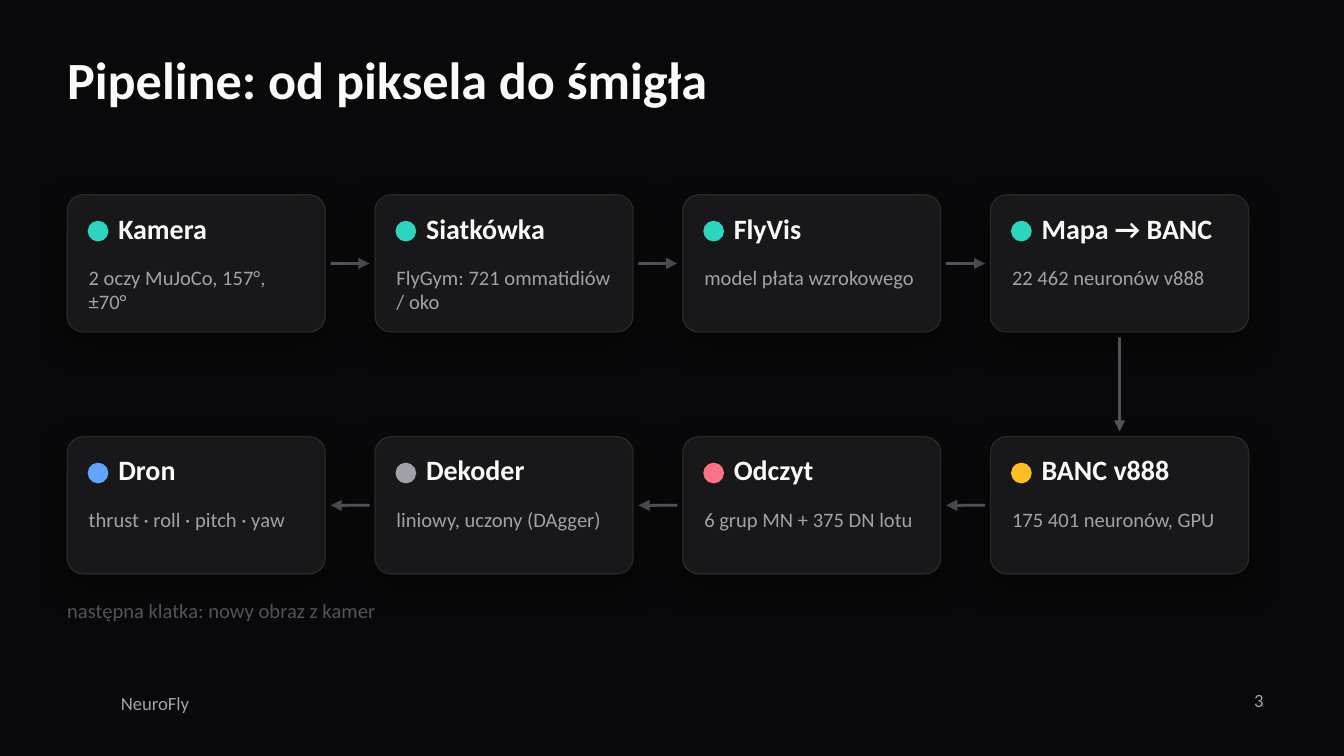
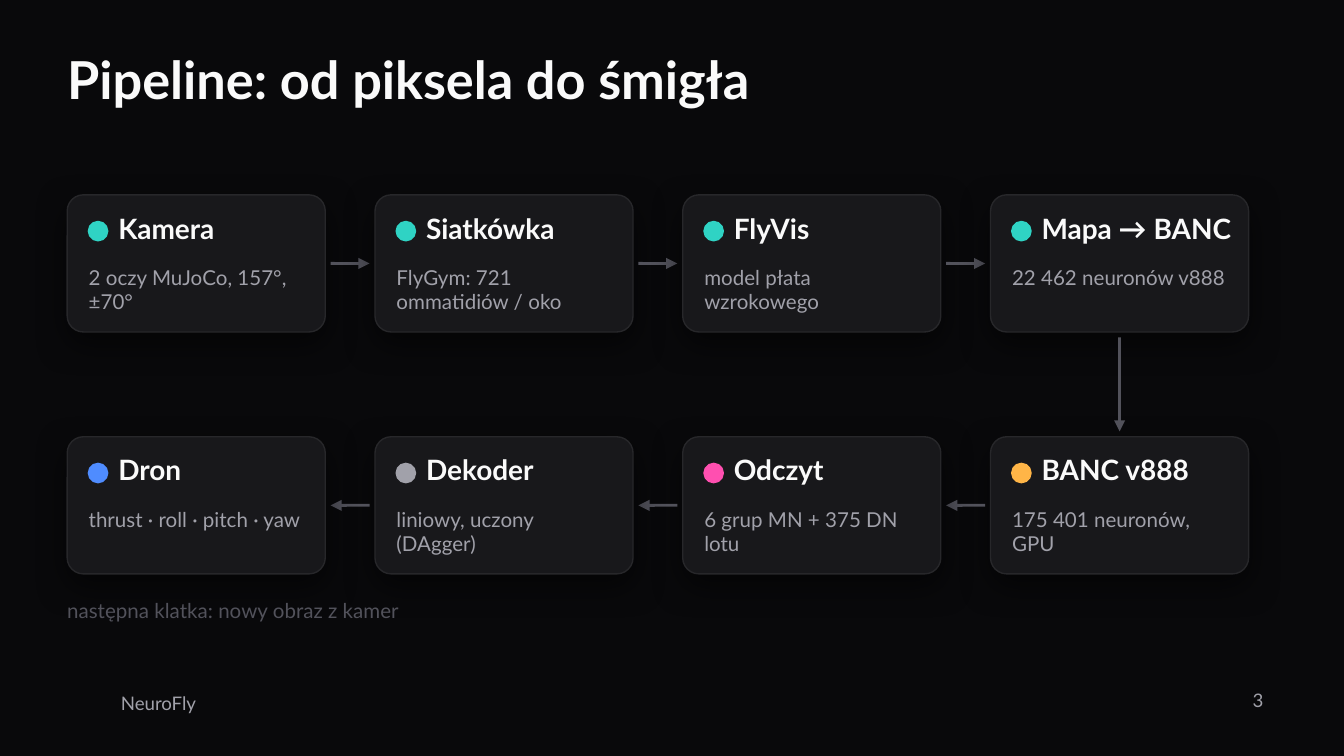
Before and after one commit to FalconDevX/neurofly, a slide deck: slide 3 of docs/prezentacja/NeuroFly.pptx. Drawn at 1344x756 pixels with LibreOffice and Linux fonts; fonts in the diff are those of the drawing; background and template pictures are left out. Boxes give left, top, right and bottom in pixels: in the first picture for what was removed or moved away, otherwise in the second. Text is boxed around its words. In the diff, an @@ line names an element or a change of style, - is before the commit and + after.

```diff
--- a/docs/prezentacja/NeuroFly.pptx
+++ b/docs/prezentacja/NeuroFly.pptx
@@ ellipse at <box>89,464,108,482</box>: fill #60A5FA to #4F8CFF; outline #60A5FA 1 pt to #4F8CFF 1 pt @@
@@ ellipse at <box>704,464,723,482</box>: fill #FB7185 to #FF4FB0; outline #FB7185 1 pt to #FF4FB0 1 pt @@
@@ ellipse at <box>1012,464,1031,482</box>: fill #FBBF24 to #FFB547; outline #FBBF24 1 pt to #FFB547 1 pt @@
@@ font Calibri to Lato in 20 elements at <box>67,60,749,109</box>, <box>118,218,214,240</box>, <box>89,270,286,309</box>, <box>426,218,554,240</box>, <box>396,270,561,309</box>, <box>734,218,809,244</box>, <box>704,270,819,313</box>, <box>1042,218,1232,244</box>, <box>1012,270,1224,285</box>, <box>1042,459,1188,481</box>, <box>1012,512,1190,551</box>, <box>734,459,824,485</box>, <box>704,512,897,551</box>, <box>426,459,534,480</box>, <box>396,512,534,555</box>, <box>118,459,181,480</box>, <box>89,512,300,531</box>, <box>67,603,399,622</box>, <box>1253,693,1264,707</box>, <box>121,696,196,713</box> @@
```
Also in this commit, not shown: 14 other slides changed, 5 other files.
